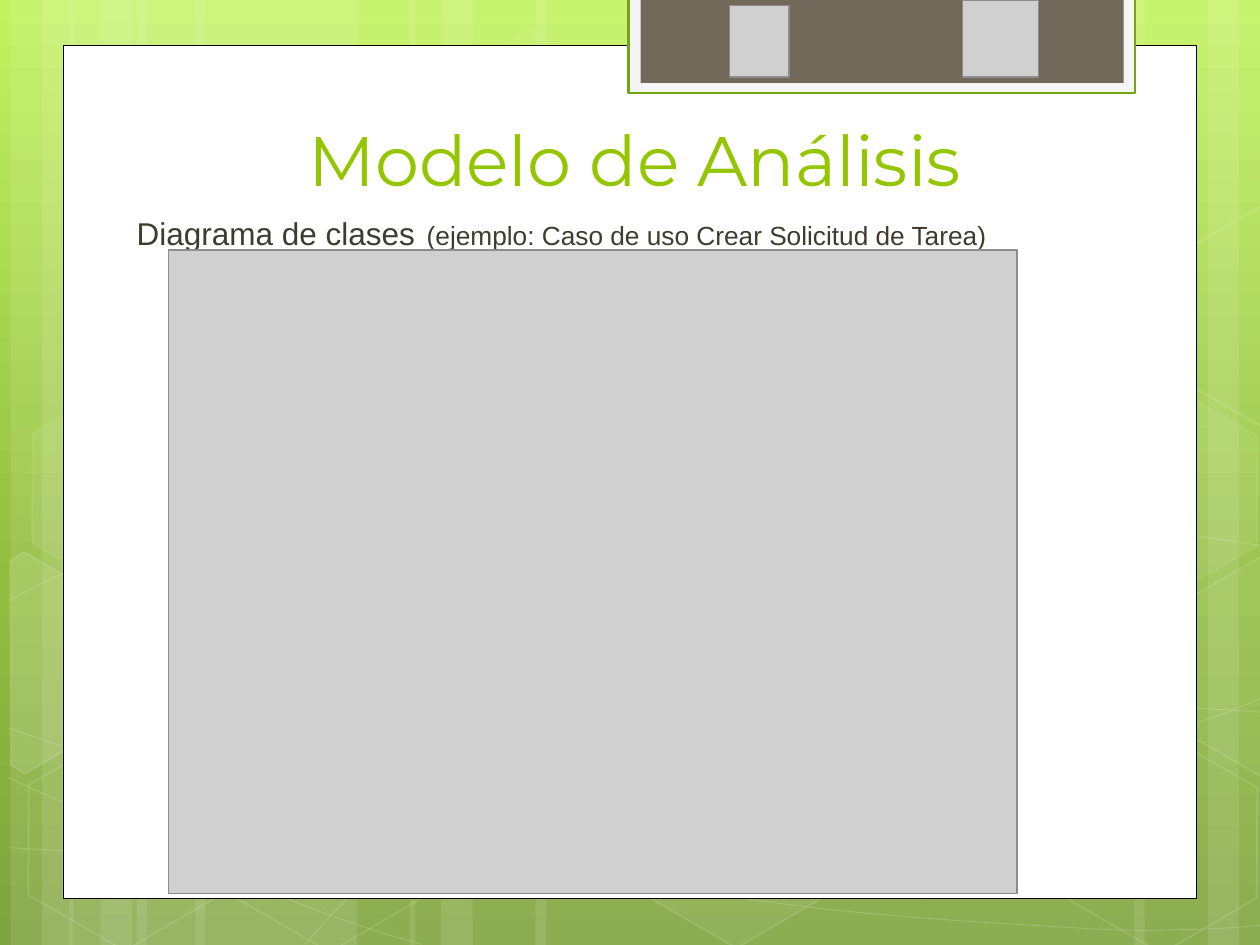
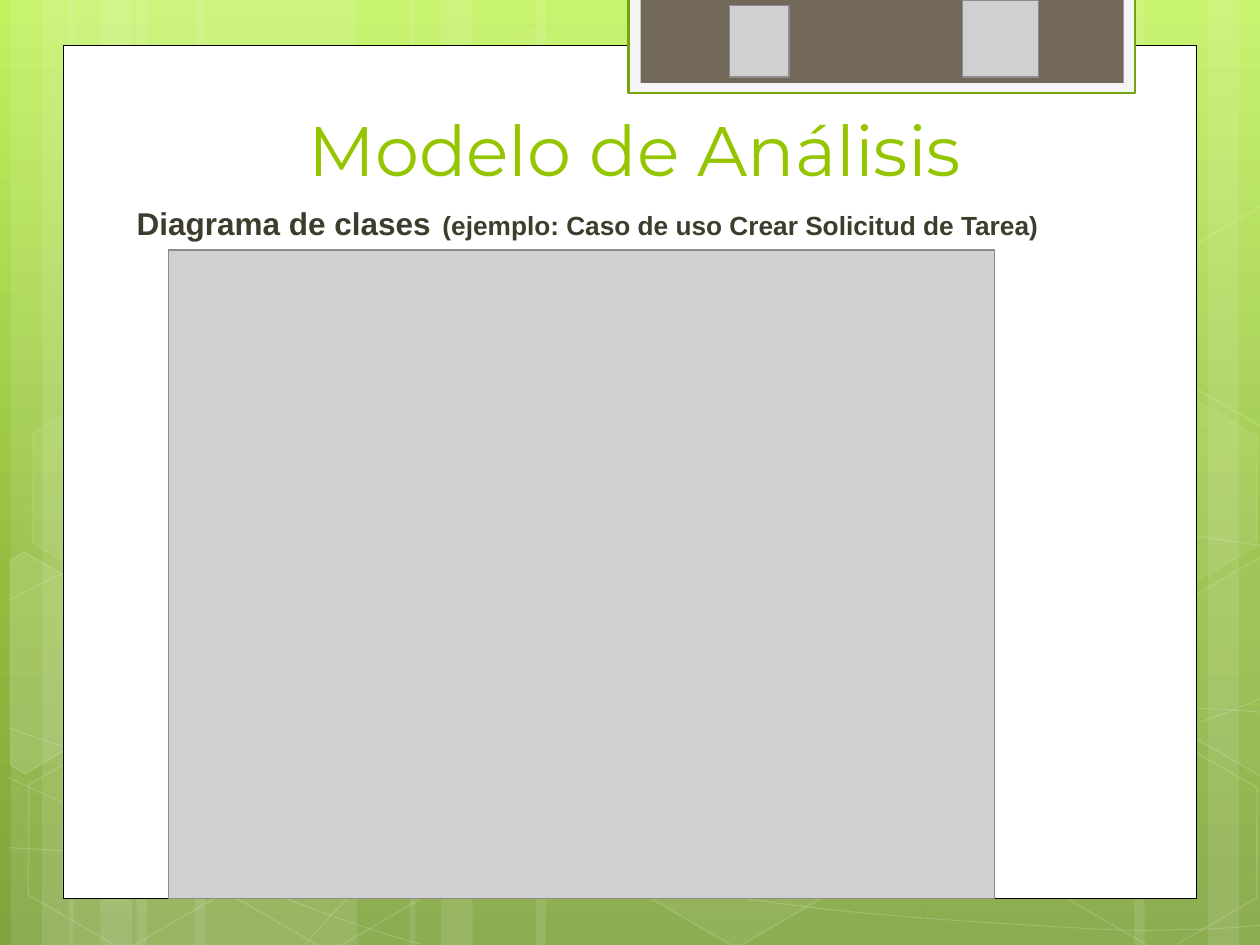
Before and after one commit to ptissera/habilitacion-profesional-2012-4k4, a slide deck: slide 14 of Documentacion/Proyecto/Presentacion Final/Exposicion Final.pptx (slide 13 before the commit). Drawn at 1260x945 pixels with LibreOffice and Linux fonts; fonts in the diff are those of the drawing; grey boxes stand for pictures. Boxes give left, top, right and bottom in pixels: in the first picture for what was removed or moved away, otherwise in the second. Text is boxed around its words. In the diff, an @@ line names an element or a change of style, - is before the commit and + after.

```diff
--- a/Documentacion/Proyecto/Presentacion Final/Exposicion Final.pptx
+++ b/Documentacion/Proyecto/Presentacion Final/Exposicion Final.pptx
@@ title "Modelo de Análisis": place and size @@
-title "Modelo de Análisis" at <box>309,134,962,187</box>
+title "Modelo de Análisis" at <box>309,124,962,177</box>
@@ text "Diagrama de clases (ejemplo: Caso ...": place and size @@
-text "Diagrama de clases (ejemplo: Caso ..." at <box>137,222,986,251</box>
+text "Diagrama de clases (ejemplo: Caso ..." at <box>137,212,1038,241</box>
@@ text "Diagrama de clases (ejemplo: Caso ..." at <box>137,212,1038,241</box>: bold on @@
@@ picture: place and size @@
-picture at <box>169,249,1018,893</box>
+picture at <box>169,249,994,898</box>
```
Also in this commit, not shown: 19 other slides changed, 3 slides added, 1 other file.
